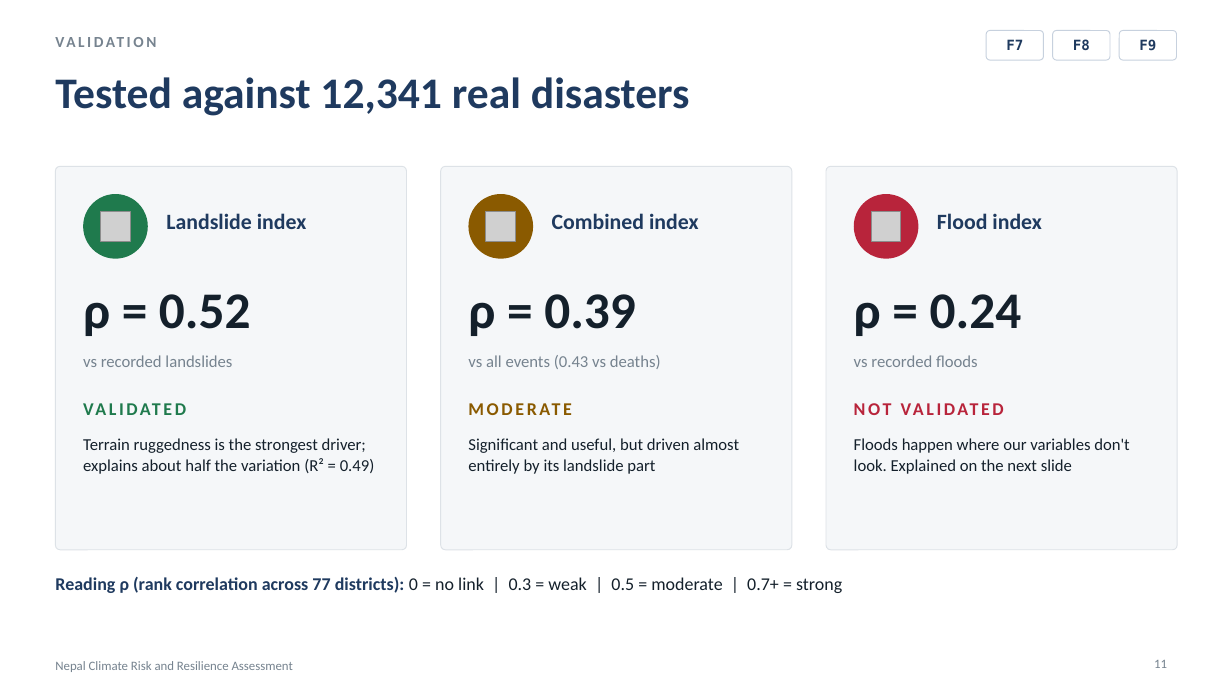
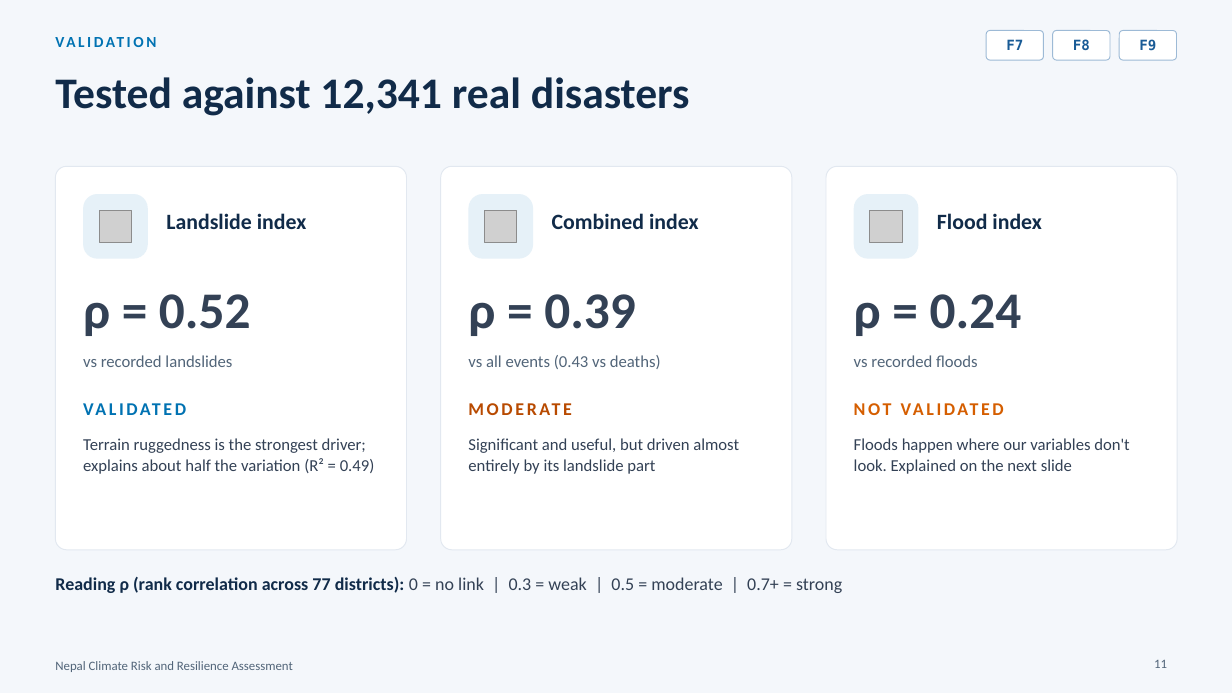
Before and after one commit to CodeWithDonKay/nepal-climate-risk, a slide deck: slide 11 of Nepal_Climate_Risk_Deck.pptx. Drawn at 1232x693 pixels with LibreOffice and Linux fonts; fonts in the diff are those of the drawing; grey boxes stand for pictures. Boxes give left, top, right and bottom in pixels: in the first picture for what was removed or moved away, otherwise in the second. Text is boxed around its words. In the diff, an @@ line names an element or a change of style, - is before the commit and + after.

Commit message:
Restyle slide deck to the Intelligence Platform design

```diff
--- a/Nepal_Climate_Risk_Deck.pptx
+++ b/Nepal_Climate_Risk_Deck.pptx
@@ background #FFFFFF to #F4F7FB @@
@@ text "VALIDATION" at bbox=[55, 32, 887, 62]: text colour #76838F to #0072B2 @@
@@ text colour #1F3A5F to #195B96 in 3 elements at bbox=[1006, 39, 1023, 50], bbox=[1073, 39, 1090, 50], bbox=[1139, 39, 1156, 51] @@
@@ outline #C7D1DE 0.75 pt to #9DBAD6 0.75 pt in 3 elements at bbox=[986, 30, 1043, 60], bbox=[1053, 30, 1110, 60], bbox=[1119, 30, 1177, 60] @@
@@ fill #F5F7F9 to #FFFFFF; outline #DDE2E7 0.75 pt to #E2E8F0 0.75 pt; proportions changed in 3 elements at bbox=[55, 166, 407, 550], bbox=[441, 166, 792, 550], bbox=[826, 166, 1177, 550] @@
@@ rounded rectangle at bbox=[83, 194, 148, 259]: ellipse to rounded rectangle; fill #1F7A4D to #E6F1F8 @@
@@ rounded rectangle at bbox=[469, 194, 533, 259]: ellipse to rounded rectangle; fill #8A5A00 to #E6F1F8 @@
@@ rounded rectangle at bbox=[854, 194, 919, 259]: ellipse to rounded rectangle; fill #B8243B to #E6F1F8 @@
@@ text colour #1F3A5F to #112B49 in 4 elements at bbox=[55, 77, 690, 116], bbox=[166, 213, 307, 229], bbox=[552, 213, 699, 229], bbox=[937, 213, 1042, 229] @@
@@ text "VALIDATED" at bbox=[83, 397, 379, 430]: text colour #1F7A4D to #0072B2 @@
@@ text "MODERATE" at bbox=[651, 577, 722, 590]: text colour #8A5A00 to #B84A00 @@
@@ text "NOT VALIDATED" at bbox=[854, 397, 1150, 430]: text colour #B8243B to #D55E00 @@
@@ text colour #14202B to #334155 in 6 elements at bbox=[83, 294, 251, 336], bbox=[83, 438, 375, 474], bbox=[468, 294, 636, 336], bbox=[468, 438, 739, 474], bbox=[854, 294, 1022, 336], bbox=[854, 438, 1130, 474] @@
@@ text "Reading ρ (rank correlation across ..." at bbox=[55, 577, 842, 593]: text colour #1F3A5F to #112B49 in "Reading ρ (rank correlation across 77 districts):"; text colour #14202B to #334155 in "0 = no link | 0.3 = ..." @@
@@ text colour #76838F to #526579 in 5 elements at bbox=[83, 355, 232, 367], bbox=[468, 355, 661, 369], bbox=[854, 355, 978, 367], bbox=[1154, 660, 1167, 668], bbox=[55, 661, 293, 672] @@
```
Also in this commit, not shown: 17 other slides changed, 1 other file.
